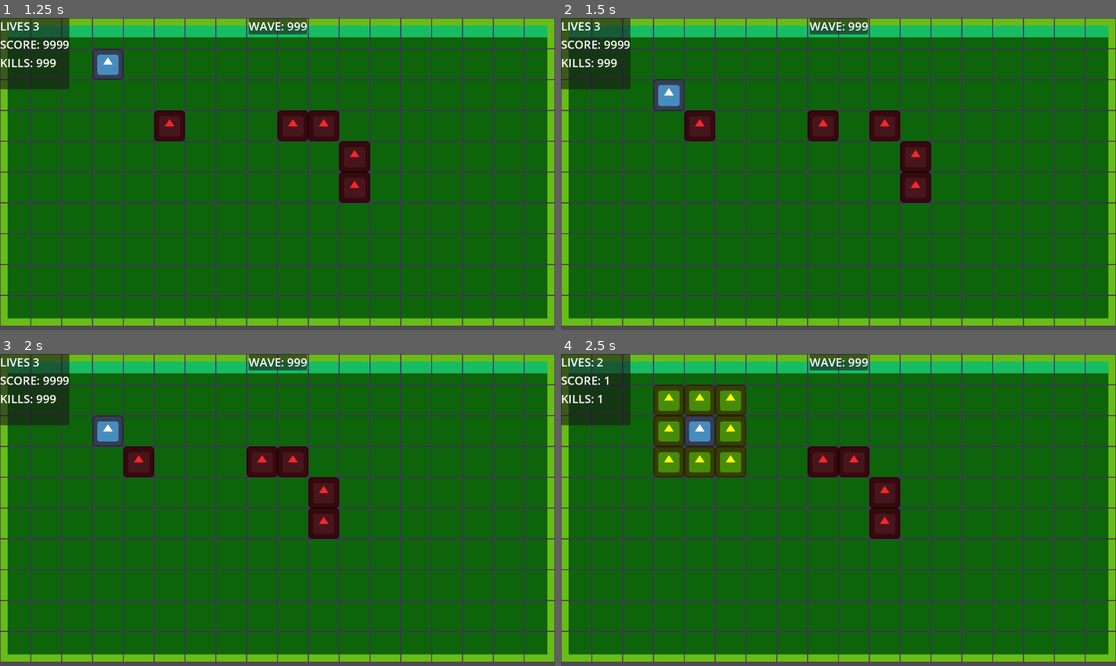
Above: before the commit, frames 1-4 (two rows, left to right).
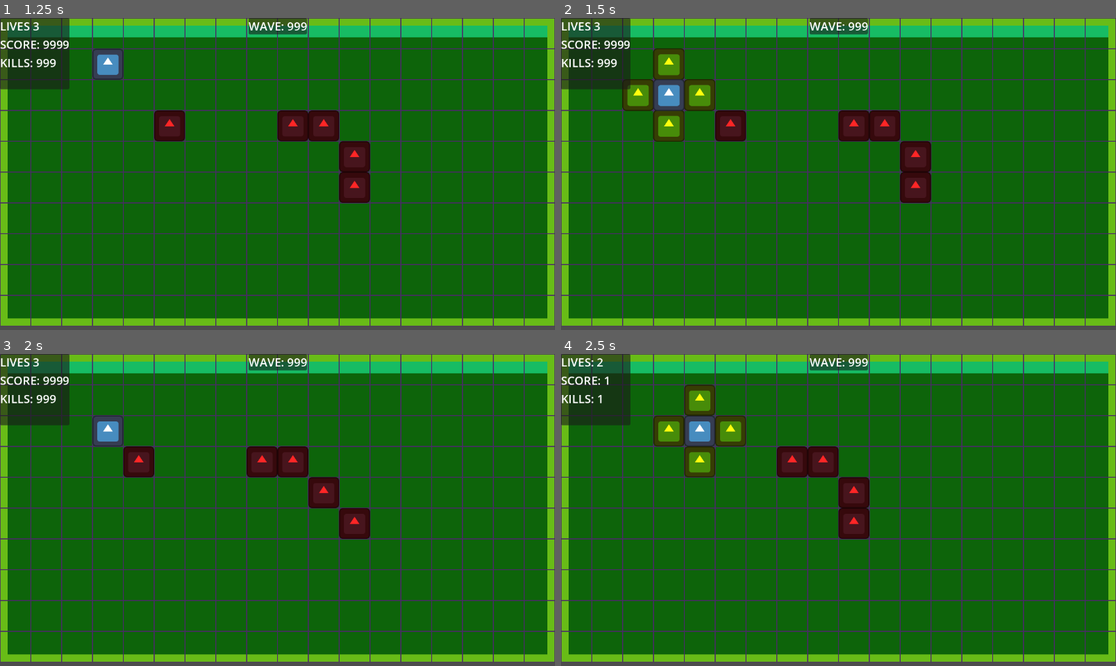
Above: after the commit, the same moments.

Repository: ZayLong/cross-explosion
Game: Godot game, scene res://main.tscn
Two runs of this game, one before a commit and one after it. Both use one fixed random seed, a clock stepped at 60 frames per second and the inputs below. The engine's default icon, where the game draws it, is replaced by a stand-in: a white triangle on a blue panel in a dark square.
Inputs:
- Up to frame 1 (1.25 s): tap Enter at 0.5 s; hold Right (ui_right) from 0.53 s (still down)
- Up to frame 2 (1.5 s): release Right (ui_right) at 1.28 s; hold Down (ui_down) from 1.28 s (still down)
- Up to frame 3 (2 s): keep holding Down (ui_down)
- Up to frame 4 (2.5 s): release Down (ui_down) at 2.03 s; hold Right (ui_right) from 2.03 s (still down)

Frame 1 is identical in both runs. In frame 2, 4.4% of the frame differs, in the area x 11-56%, y 9-40%; in frame 3, 1.1%; in frame 4, 5.5%, in the area x 16-62%, y 9-60%.

Commit message:
Update tile_map_layer.gd

Diff:
--- a/tile_map_layer.gd
+++ b/tile_map_layer.gd
@@ -65,14 +65,14 @@
 	virtual_tile_map[new_map_pos] = virtual_tile_map[map_pos].duplicate()
 	virtual_tile_map[map_pos].grid_node = null
 	move_response.emit(self.map_to_local(new_map_pos), _node)
-	#await _evaluate_explosion(new_map_pos)
+	await _evaluate_explosion(new_map_pos)
 	_move_enemies()
 	## Everyone has finished moving, now lets EXPLODE (maybe)
 	is_processing_turn = false
 
 
 signal completed
-func _evaluate_explosion(_center_coord:Vector2i, forced:bool = false, _pattern:ExplosionPattern = ExplosionPattern.SQUARE, _explosion_range:int = 3) -> void:
+func _evaluate_explosion(_center_coord:Vector2i, forced:bool = false, _pattern:ExplosionPattern = ExplosionPattern.CROSS, _explosion_range:int = 3) -> void:
 	var has_emitted:bool = false
 	is_exploding = true
 
@@ -182,29 +182,30 @@
 
 		if virtual_tile_map.has(new_map_pos) == false: continue
 		if virtual_tile_map[new_map_pos].grid_node != null:
-			print("NOT NULL")
 			if virtual_tile_map[new_map_pos].grid_node.is_in_group(&"Enemies"):
-				print("BUT ITS ONE OF OUR BOIS")
 				continue
 		if virtual_tile_map[new_map_pos].is_wall: continue
-
-
 		if movement_points.size() > 1: enemy.global_position = movement_points[1]
 		if virtual_tile_map[new_map_pos].grid_node == player:
-			print("WE CAUGHT THE PLAYER MUHAHA >:D")
 			_hurt_player()
-			break
-		virtual_tile_map[new_map_pos] = virtual_tile_map[our_pos].duplicate()
-		virtual_tile_map[our_pos].grid_node = null
+			continue
+		if virtual_tile_map[new_map_pos].grid_node != player:
+			virtual_tile_map[new_map_pos] = virtual_tile_map[our_pos].duplicate()
+			virtual_tile_map[our_pos].grid_node = null
 		await get_tree().create_timer(0.1).timeout
 
 
 func _hurt_player() -> void:
 	lives -= 1
 	update_lives.emit(lives)
-	if lives > 0:
-		_evaluate_explosion(local_to_map(player.position), true)
+	if lives >= 0:
+		print("EMERGENCY")
+		await _evaluate_explosion(local_to_map(player.position), true)
+	else:
+		print("WE ALREADY DEAD")
 	# some hurt feedback
+
+
 
 func _get_random_tile_away_from(target_pos: Vector2, min_distance:int = 8) -> Vector2:
 	var picked_tiles:Array[Vector2i] = []
